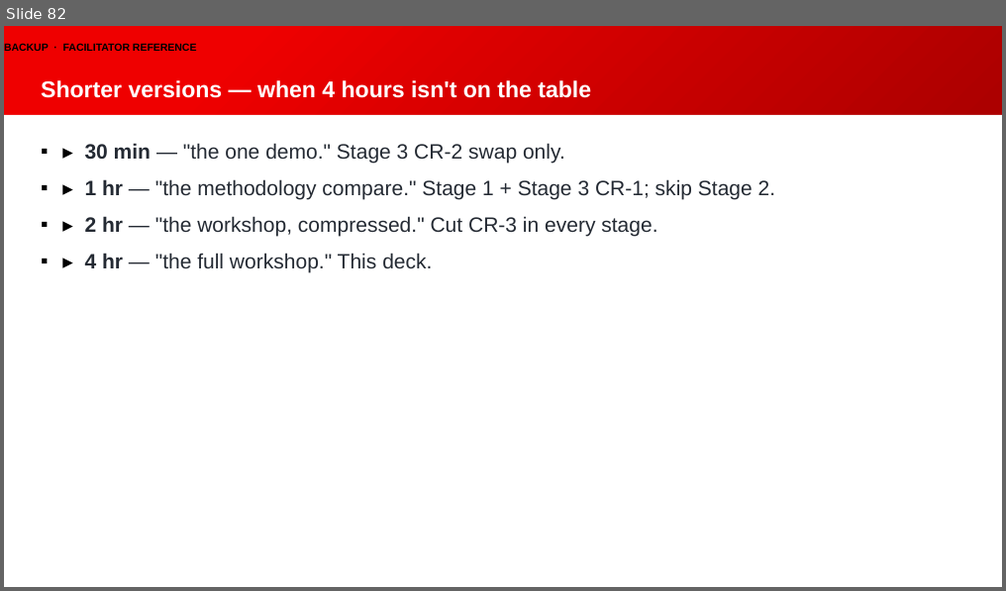
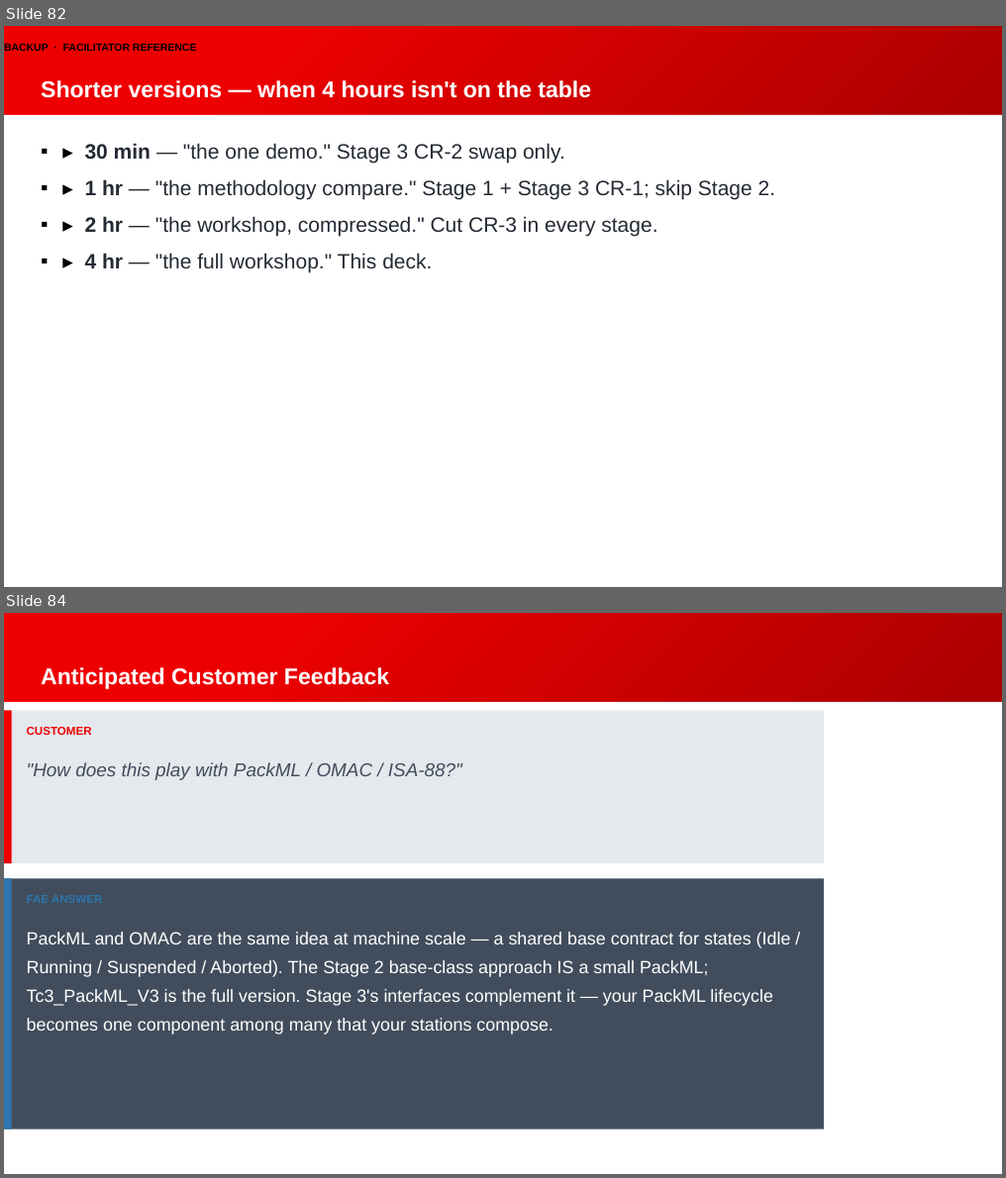
Before and after one commit to Beckhoff-USA-Community/Procedural_To_SOLID, a slide deck: presentation/NEM2026_workshop.pptx. Shown one above the other, each under a label of ours: slide 82 before the commit, slides 82 and 84 after it; the slides between them are not shown. The pictures are 1006x591 and 1006x1178 pixels, drawn with LibreOffice and Linux fonts; fonts in the diff are those of the drawing; background and template pictures are left out. Boxes give left, top, right and bottom in pixels: in the first picture for what was removed or moved away, otherwise in the second. Text is boxed around its words. In the diff, an @@ line names an element or a change of style, - is before the commit and + after.

```diff
--- a/presentation/NEM2026_workshop.pptx
+++ b/presentation/NEM2026_workshop.pptx
@@ slide 84 added at box(4, 613, 1002, 1174), background gradient #EF0000 to #AC0000 to #920000; not listed: 1 template element that a slide beside it also shows @@
@@ text added at box(4, 627, 835, 651), 10 pt, text #EF0000, bold @@
+BACKUP · EXTENDED PUSHBACK
@@ title added at box(41, 667, 389, 689), 22 pt, text #FFFFFF, bold @@
+Anticipated Customer Feedback
@@ rectangle added at box(4, 710, 824, 863), fill #E5E8EC @@
@@ rectangle added at box(4, 710, 12, 863), fill #EF0000 @@
@@ text added at box(27, 727, 92, 735), 11 pt, text #EF0000, bold @@
+CUSTOMER
@@ text added at box(27, 762, 462, 780), 18 pt, text #414D5C, italic @@
+"How does this play with PackML / OMAC / ISA-88?"
@@ rectangle added at box(4, 878, 824, 1130), fill #414D5C @@
@@ rectangle added at box(4, 878, 12, 1130), fill #2D76AD @@
@@ text added at box(27, 890, 813, 916), 11 pt, text #2D76AD, bold @@
+FAE ANSWER
@@ text added at box(27, 932, 791, 1035), 17 pt, text #FFFFFF @@
+PackML and OMAC are the same idea at machine scale — a shared base contract for states (Idle / Running / Suspended / Aborted). The Stage 2 base-class approach IS a small PackML; Tc3_PackML_V3 is the full version. Stage 3's interfaces complement it — your PackML lifecycle becomes one component among many that your stations compose.
```
Also in this commit, not shown: 1 other slide added, 4 other files.
